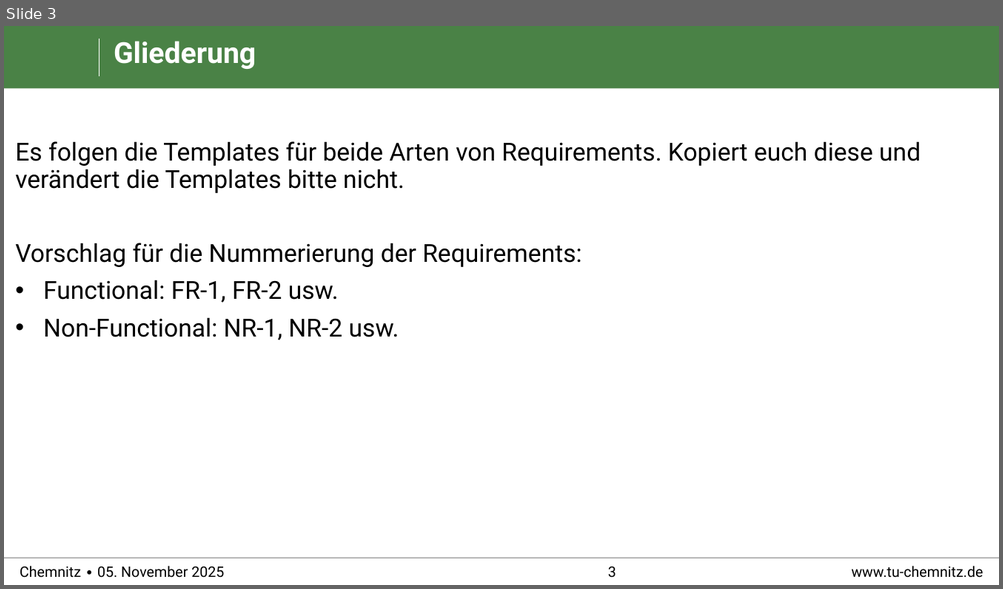
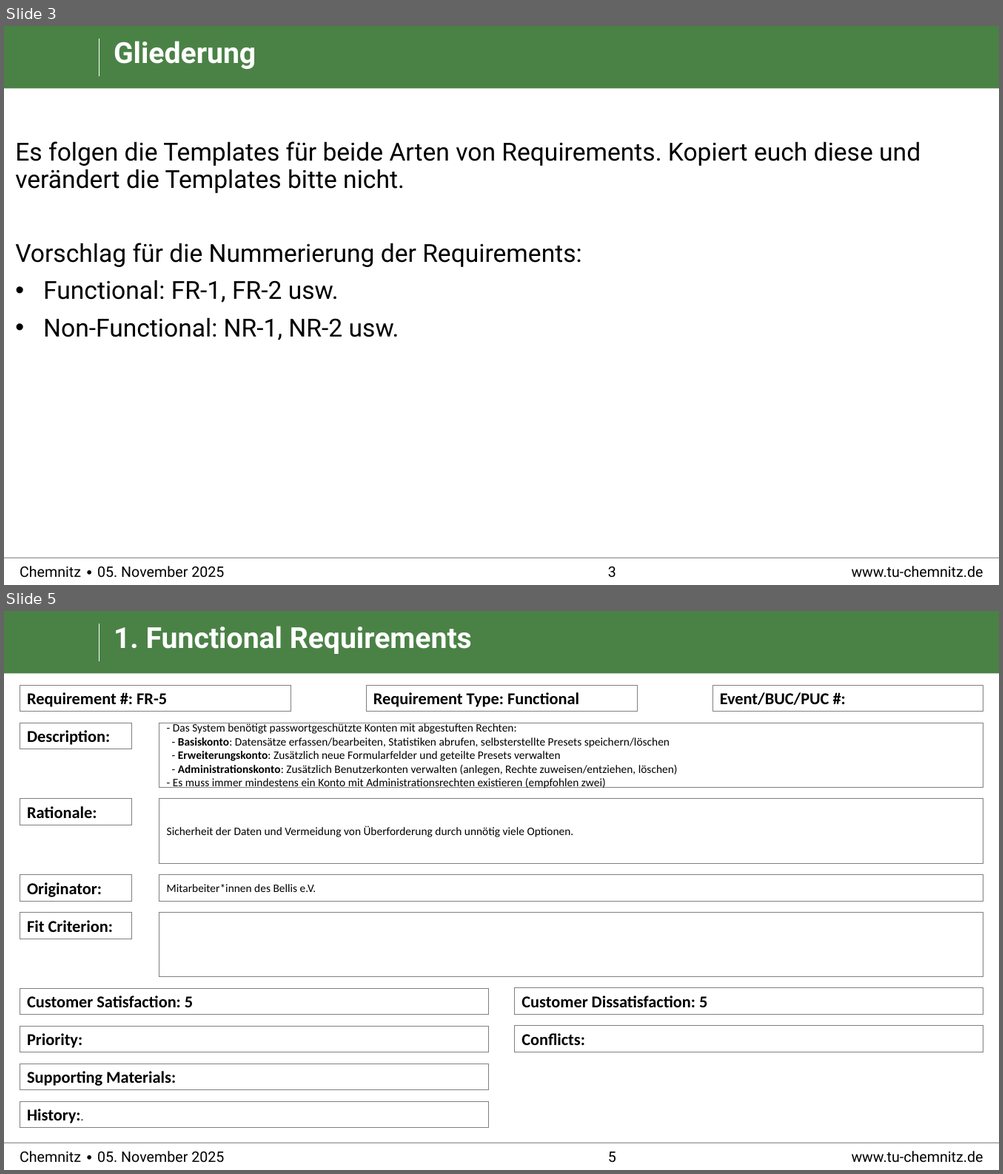
Before and after one commit to cojuwon/Praktikum-Softwareengineering-TU-Chemnitz, a slide deck: requirements/Snow_Cards.pptx. Shown one above the other, each under a label of ours: slide 3 before the commit, slides 3 and 5 after it; the slides between them are not shown. The pictures are 1003x589 and 1003x1174 pixels, drawn with LibreOffice and Linux fonts; fonts in the diff are those of the drawing; background and template pictures are left out. Boxes give left, top, right and bottom in pixels: in the first picture for what was removed or moved away, otherwise in the second. Text is boxed around its words. In the diff, an @@ line names an element or a change of style, - is before the commit and + after.

```diff
--- a/requirements/Snow_Cards.pptx
+++ b/requirements/Snow_Cards.pptx
@@ slide 5 added at <box>4,611,999,1170</box>, background #FFFFFF; not listed: 6 template elements that a slide beside it also shows @@
@@ title added at <box>114,626,472,654</box>, 28 pt, text #FFFFFF, bold @@
+1. Functional Requirements
@@ rectangle added at <box>20,685,290,711</box>, fill #FFFFFF, outline #7F7F7F 0.5 pt, 16 pt, text #000000, bold @@
+Requirement #: FR-5
@@ rectangle added at <box>366,685,637,711</box>, fill #FFFFFF, outline #7F7F7F 0.5 pt, 16 pt, text #000000, bold @@
+Requirement Type: Functional
@@ rectangle added at <box>712,685,983,711</box>, fill #FFFFFF, outline #7F7F7F 0.5 pt, 16 pt, text #000000, bold @@
+Event/BUC/PUC #:
@@ rectangle added at <box>20,723,131,749</box>, fill #FFFFFF, outline #7F7F7F 0.5 pt, 16 pt, text #000000, bold @@
+Description:
@@ rectangle added at <box>159,723,983,788</box>, fill #FFFFFF, outline #7F7F7F 0.5 pt, 11 pt, text #000000 @@
+- Das System benötigt passwortgeschützte Konten mit abgestuften Rechten:
+- Basiskonto: Datensätze erfassen/bearbeiten, Statistiken abrufen, selbsterstellte Presets speichern/löschen
+- Erweiterungskonto: Zusätzlich neue Formularfelder und geteilte Presets verwalten
+- Administrationskonto: Zusätzlich Benutzerkonten verwalten (anlegen, Rechte zuweisen/entziehen, löschen)
+- Es muss immer mindestens ein Konto mit Administrationsrechten existieren (empfohlen zwei)
@@ rectangle added at <box>20,799,131,825</box>, fill #FFFFFF, outline #7F7F7F 0.5 pt, 16 pt, text #000000, bold @@
+Rationale:
@@ rectangle added at <box>159,799,983,864</box>, fill #FFFFFF, outline #7F7F7F 0.5 pt, 11 pt, text #000000 @@
+Sicherheit der Daten und Vermeidung von Überforderung durch unnötig viele Optionen.
@@ rectangle added at <box>20,874,131,900</box>, fill #FFFFFF, outline #7F7F7F 0.5 pt, 16 pt, text #000000, bold @@
+Originator:
@@ rectangle added at <box>159,874,983,900</box>, fill #FFFFFF, outline #7F7F7F 0.5 pt, 11 pt, text #000000 @@
+Mitarbeiter*innen des Bellis e.V.
@@ rectangle added at <box>20,912,131,939</box>, fill #FFFFFF, outline #7F7F7F 0.5 pt, 16 pt, text #000000, bold @@
+Fit Criterion:
@@ rectangle added at <box>159,912,983,977</box>, fill #FFFFFF, outline #7F7F7F 0.5 pt @@
@@ rectangle added at <box>20,988,488,1014</box>, fill #FFFFFF, outline #7F7F7F 0.5 pt, 16 pt, text #000000, bold @@
+Customer Satisfaction: 5
@@ rectangle added at <box>515,988,983,1014</box>, fill #FFFFFF, outline #7F7F7F 0.5 pt, 16 pt, text #000000, bold @@
+Customer Dissatisfaction: 5
@@ rectangle added at <box>20,1026,488,1052</box>, fill #FFFFFF, outline #7F7F7F 0.5 pt, 16 pt, text #000000, bold @@
+Priority:
@@ rectangle added at <box>515,1026,983,1052</box>, fill #FFFFFF, outline #7F7F7F 0.5 pt, 16 pt, text #000000, bold @@
+Conflicts:
@@ rectangle added at <box>20,1064,488,1090</box>, fill #FFFFFF, outline #7F7F7F 0.5 pt, 16 pt, text #000000, bold @@
+Supporting Materials:
@@ rectangle added at <box>20,1102,488,1128</box>, fill #FFFFFF, outline #7F7F7F 0.5 pt, 16 pt, text #000000, bold @@
+History:.
```
Also in this commit, not shown: 2 slides changed, 2 other files.
